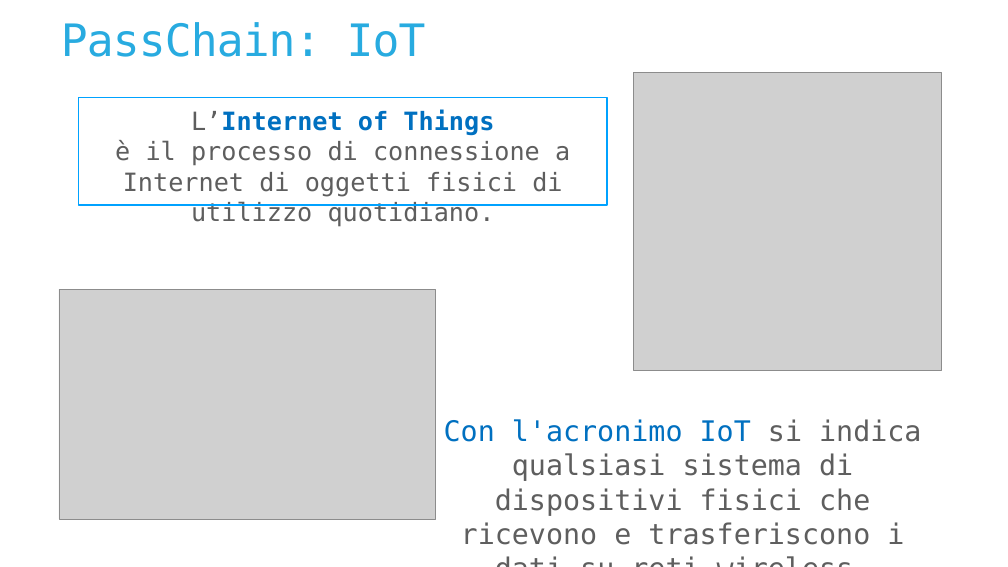
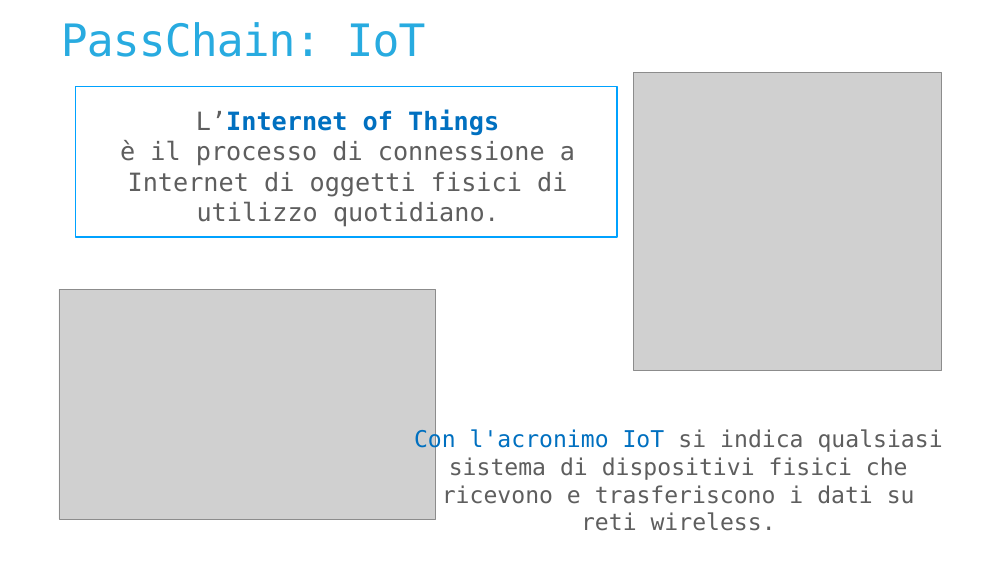
Before and after one commit to Alberto-00/Progetto-IoT, a slide deck: slide 2 of Presentation/TemplateIoT.pptx. Drawn at 1008x567 pixels with LibreOffice and Linux fonts; fonts in the diff are those of the drawing; grey boxes stand for pictures; background and template pictures are left out. Boxes give left, top, right and bottom in pixels: in the first picture for what was removed or moved away, otherwise in the second. Text is boxed around its words. In the diff, an @@ line names an element or a change of style, - is before the commit and + after.

```diff
--- a/Presentation/TemplateIoT.pptx
+++ b/Presentation/TemplateIoT.pptx
@@ rectangle resized from (x1=78, y1=98, x2=607, y2=205) to (x1=76, y1=86, x2=617, y2=237) @@
@@ text at (x1=120, y1=140, x2=575, y2=227): size 48 to 44 pt in "quotidiano." @@
@@ text "Con l'acronimo IoT si indica ..." moved from (x1=444, y1=419, x2=921, y2=545) to (x1=414, y1=428, x2=943, y2=531) @@
@@ text "Con l'acronimo IoT si indica ..." at (x1=414, y1=428, x2=943, y2=531): size 54 to 44 pt @@
```
Also in this commit, not shown: 6 other slides changed, 2 slides added, 1 slide removed.
